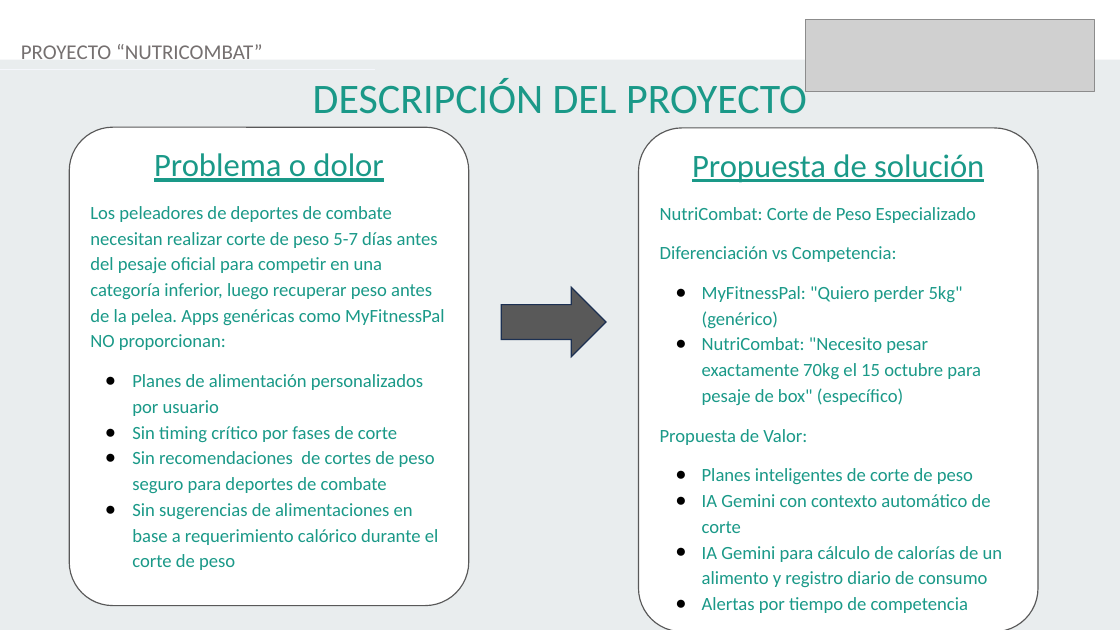
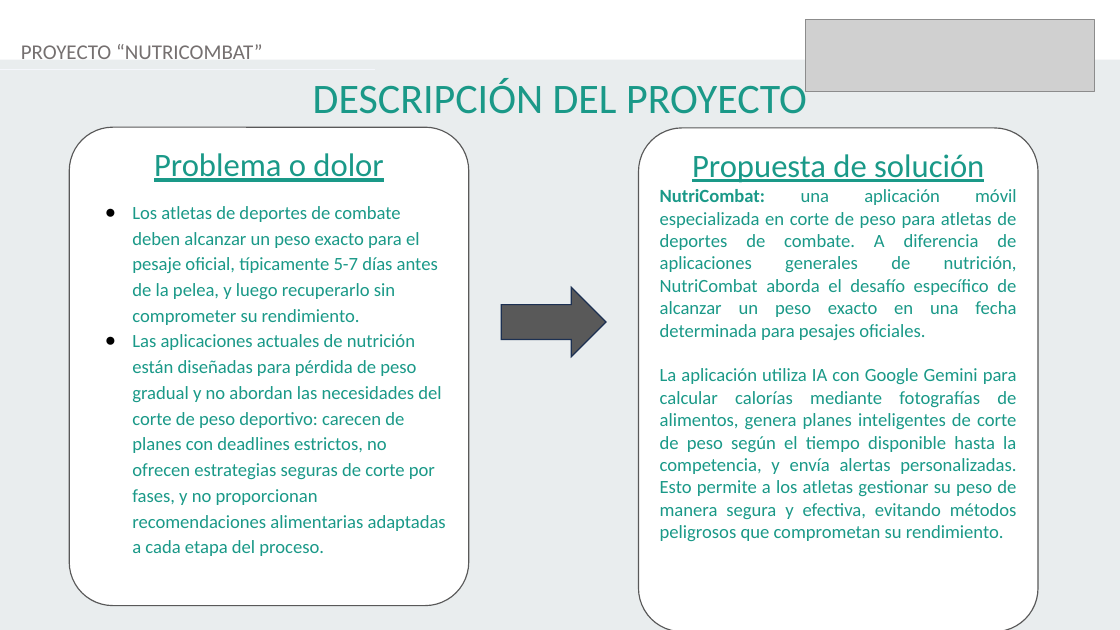
Before and after one commit to FabianIMV/nutricombat, a slide deck: slide 3 of Fase3/Evidencias_Grupales/Presentación Final del Proyecto (Español).pptx. Drawn at 1120x630 pixels with LibreOffice and Linux fonts; fonts in the diff are those of the drawing; grey boxes stand for pictures. Boxes give left, top, right and bottom in pixels: in the first picture for what was removed or moved away, otherwise in the second. Text is boxed around its words. In the diff, an @@ line names an element or a change of style, - is before the commit and + after.

```diff
--- a/Fase3/Evidencias_Grupales/Presentación Final del Proyecto (Español).pptx
+++ b/Fase3/Evidencias_Grupales/Presentación Final del Proyecto (Español).pptx
@@ text in rounded rectangle at [132, 206, 446, 556]: text changed @@
-Los peleadores de deportes de combate necesitan realizar corte de peso 5-7 días antes del pesaje oficial para competir en una categoría inferior, luego recuperar peso antes de la pelea. Apps genéricas como MyFitnessPal NO proporcionan:
-● Planes de alimentación personalizados por usuario
-● Sin timing crítico por fases de corte
-● Sin recomendaciones de cortes de peso seguro para deportes de combate
-● Sin sugerencias de alimentaciones en base a requerimiento calórico durante el corte de peso
+● Los atletas de deportes de combate deben alcanzar un peso exacto para el pesaje oficial, típicamente 5-7 días antes de la pelea, y luego recuperarlo sin comprometer su rendimiento.
+● Las aplicaciones actuales de nutrición están diseñadas para pérdida de peso gradual y no abordan las necesidades del corte de peso deportivo: carecen de planes con deadlines estrictos, no ofrecen estrategias seguras de corte por fases, y no proporcionan recomendaciones alimentarias adaptadas a cada etapa del proceso.
@@ text in rounded rectangle at [660, 189, 1017, 541]: text changed @@
-NutriCombat: Corte de Peso Especializado
-Diferenciación vs Competencia:
-● MyFitnessPal: "Quiero perder 5kg" (genérico)
-● NutriCombat: "Necesito pesar exactamente 70kg el 15 octubre para pesaje de box" (específico)
-Propuesta de Valor:
-● Planes inteligentes de corte de peso
-● IA Gemini con contexto automático de corte
-● IA Gemini para cálculo de calorías de un alimento y registro diario de consumo
-● Alertas por tiempo de competencia
+NutriCombat: una aplicación móvil especializada en corte de peso para atletas de deportes de combate. A diferencia de aplicaciones generales de nutrición, NutriCombat aborda el desafío específico de alcanzar un peso exacto en una fecha determinada para pesajes oficiales.
+La aplicación utiliza IA con Google Gemini para calcular calorías mediante fotografías de alimentos, genera planes inteligentes de corte de peso según el tiempo disponible hasta la competencia, y envía alertas personalizadas. Esto permite a los atletas gestionar su peso de manera segura y efectiva, evitando métodos peligrosos que comprometan su rendimiento.
```
Also in this commit, not shown: 4 other slides changed.
